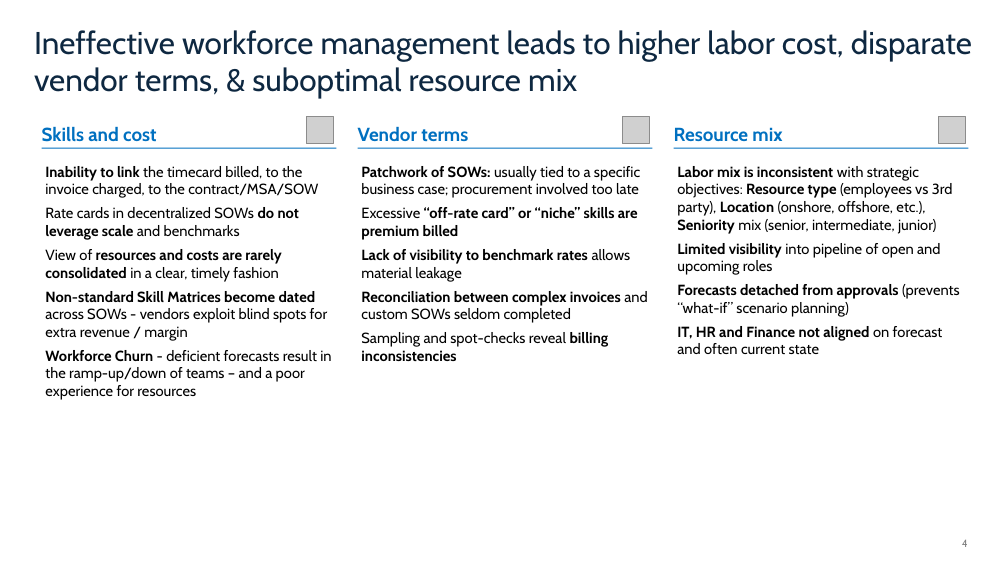
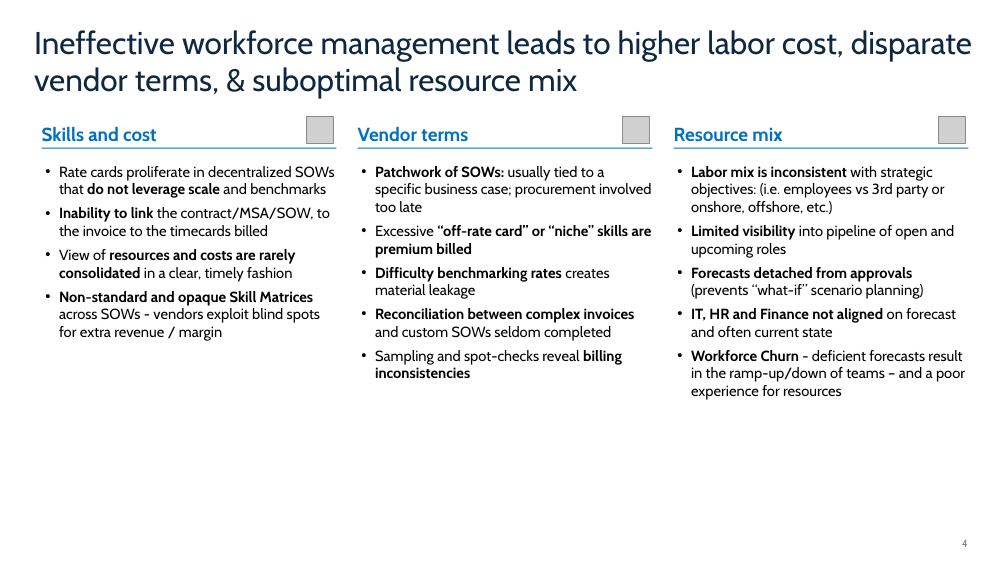
Before and after one commit to kylemac7807/twm-platform, a slide deck: slide 4 of docs/story/twm-pitch-deck.pptx. Drawn at 1008x567 pixels with LibreOffice and Linux fonts; fonts in the diff are those of the drawing; grey boxes stand for pictures. Boxes give left, top, right and bottom in pixels: in the first picture for what was removed or moved away, otherwise in the second. Text is boxed around its words. In the diff, an @@ line names an element or a change of style, - is before the commit and + after.

```diff
--- a/docs/story/twm-pitch-deck.pptx
+++ b/docs/story/twm-pitch-deck.pptx
@@ text at (59, 166, 335, 236): text changed @@
-• Inability to link the timecard billed, to the invoice charged, to the contract/MSA/SOW
-• Rate cards in decentralized SOWs do not leverage scale and benchmarks
+• Rate cards proliferate in decentralized SOWs that do not leverage scale and benchmarks
+• Inability to link the contract/MSA/SOW, to the invoice to the timecards billed
@@ text at (691, 166, 945, 214): text changed @@
-• Labor mix is inconsistent with strategic objectives: Resource type (employees vs 3rd party), Location (onshore, offshore, etc.), Seniority mix (senior, intermediate, junior)
+• Labor mix is inconsistent with strategic objectives: (i.e. employees vs 3rd party or onshore, offshore, etc.)
@@ text at (375, 267, 609, 299): text changed @@
-• Lack of visibility to benchmark rates allows material leakage
+• Difficulty benchmarking rates creates material leakage
@@ text at (59, 291, 320, 341): text changed @@
-• Non-standard Skill Matrices become dated across SOWs - vendors exploit blind spots for extra revenue / margin
-• Workforce Churn - deficient forecasts result in the ramp-up/down of teams – and a poor experience for resources
+• Non-standard and opaque Skill Matrices across SOWs - vendors exploit blind spots for extra revenue / margin
@@ text at (691, 350, 965, 400): paragraph added @@
+• Workforce Churn - deficient forecasts result in the ramp-up/down of teams – and a poor experience for resources
```
Also in this commit, not shown: 6 other slides changed.
